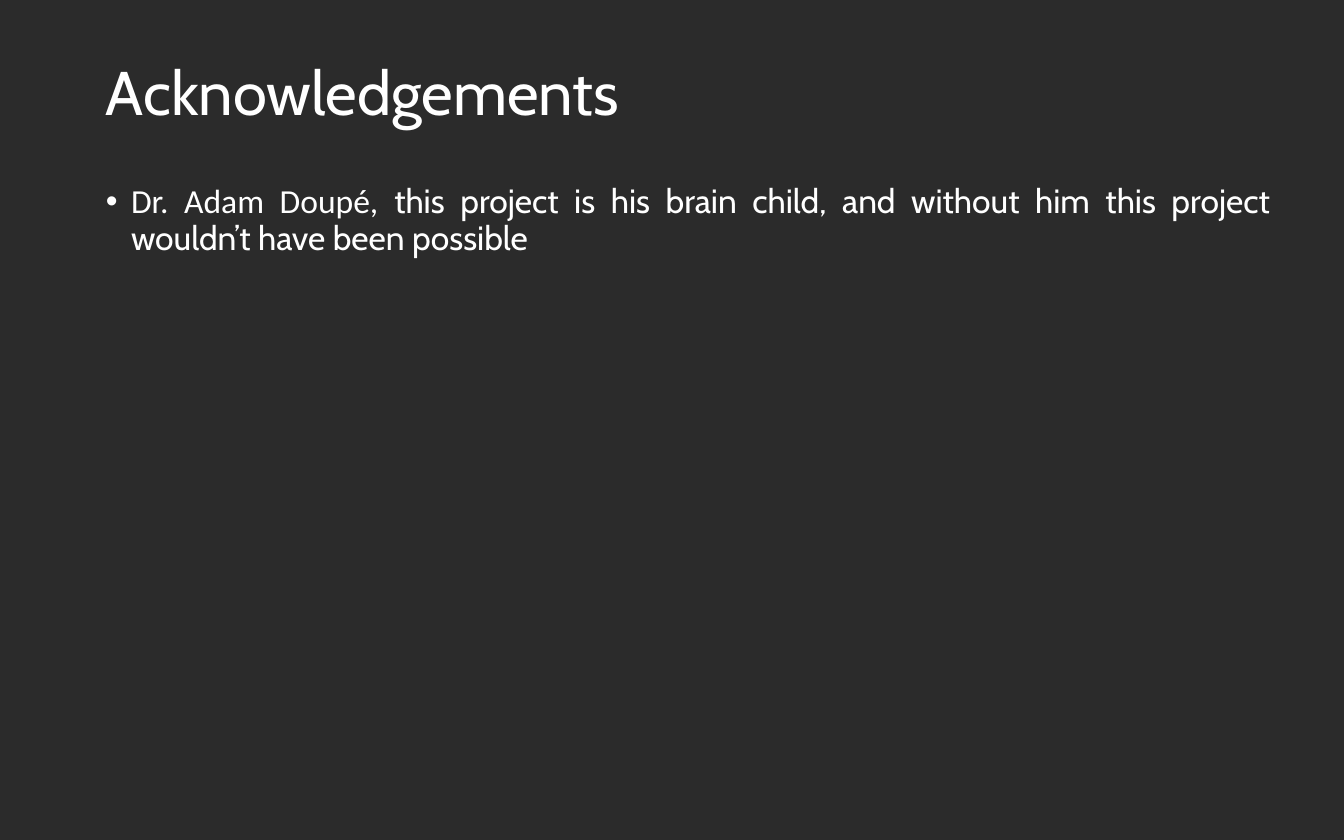
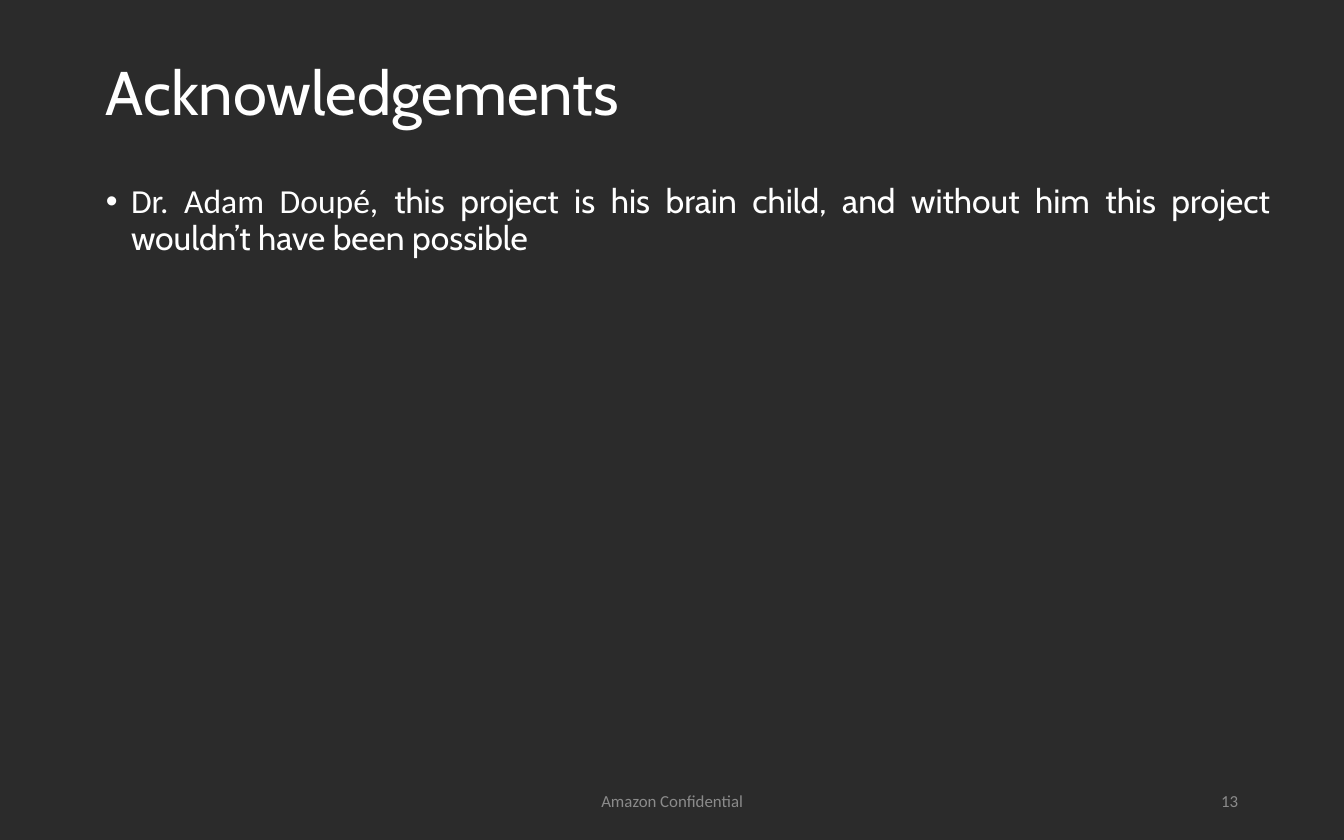
Before and after one commit to TDA/Zoncon, a slide deck: slide 13 of Zoncon-2017-Sai-Pc-ZCSlides.pptx (slide 20 before the commit). Drawn at 1344x840 pixels with LibreOffice and Linux fonts; fonts in the diff are those of the drawing; background and template pictures are left out; a plain dark background stands for a picture behind light text. Boxes give left, top, right and bottom in pixels: in the first picture for what was removed or moved away, otherwise in the second. Text is boxed around its words. In the diff, an @@ line names an element or a change of style, - is before the commit and + after.

```diff
--- a/Zoncon-2017-Sai-Pc-ZCSlides.pptx
+++ b/Zoncon-2017-Sai-Pc-ZCSlides.pptx
@@ text added at <box>601,795,743,807</box>, 9 pt, text #8C8C8C @@
+Amazon Confidential
@@ page number added at <box>1221,796,1238,807</box>, 9 pt, text #8C8C8C @@
+13
```
Also in this commit, not shown: 11 other slides changed, 2 slides added, 9 slides removed.
